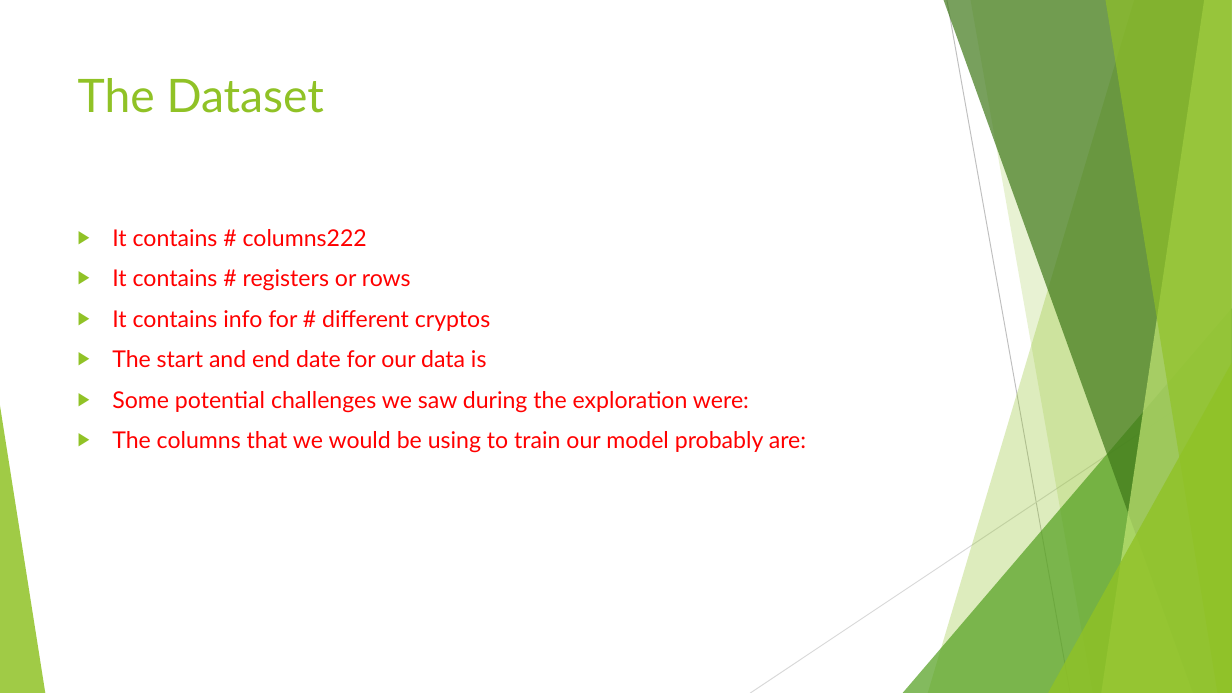
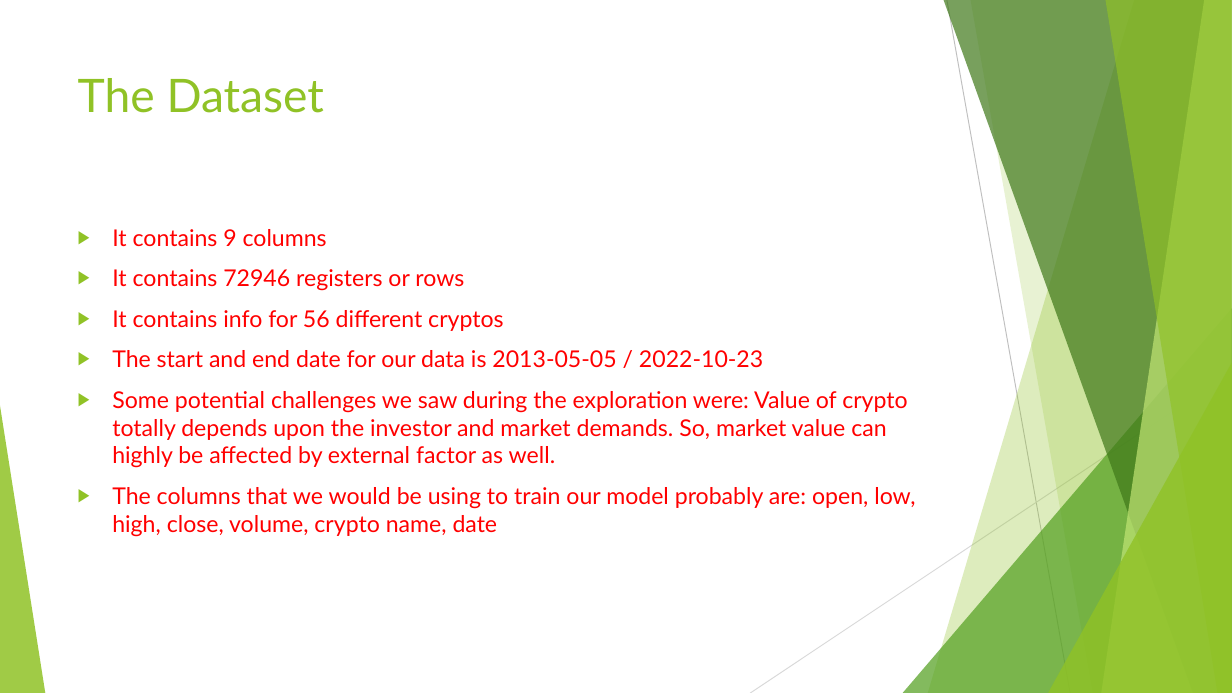
Before and after one commit to drummersoul/Cryptocurrency-Price-Prediction, a slide deck: slide 11 of Power Point Presentations/Presentation Week 3 Group D.pptx. Drawn at 1232x693 pixels with LibreOffice and Linux fonts; fonts in the diff are those of the drawing. Boxes give left, top, right and bottom in pixels: in the first picture for what was removed or moved away, otherwise in the second. Text is boxed around its words. In the diff, an @@ line names an element or a change of style, - is before the commit and + after.

Commit message:
Search For All Unique Crypto and Answered The Question in PPT

```diff
--- a/Power Point Presentations/Presentation Week 3 Group D.pptx
+++ b/Power Point Presentations/Presentation Week 3 Group D.pptx
@@ text at [112,229,915,537]: text changed @@
-▶ It contains # columns222
-▶ It contains # registers or rows
-▶ It contains info for # different cryptos
-▶ The start and end date for our data is
-▶ Some potential challenges we saw during the exploration were:
-▶ The columns that we would be using to train our model probably are:
+▶ It contains 9 columns
+▶ It contains 72946 registers or rows
+▶ It contains info for 56 different cryptos
+▶ The start and end date for our data is 2013-05-05 / 2022-10-23
+▶ Some potential challenges we saw during the exploration were: Value of crypto totally depends upon the investor and market demands. So, market value can highly be affected by external factor as well.
+▶ The columns that we would be using to train our model probably are: open, low, high, close, volume, crypto name, date
```
Also in this commit, not shown: 1 other file.
